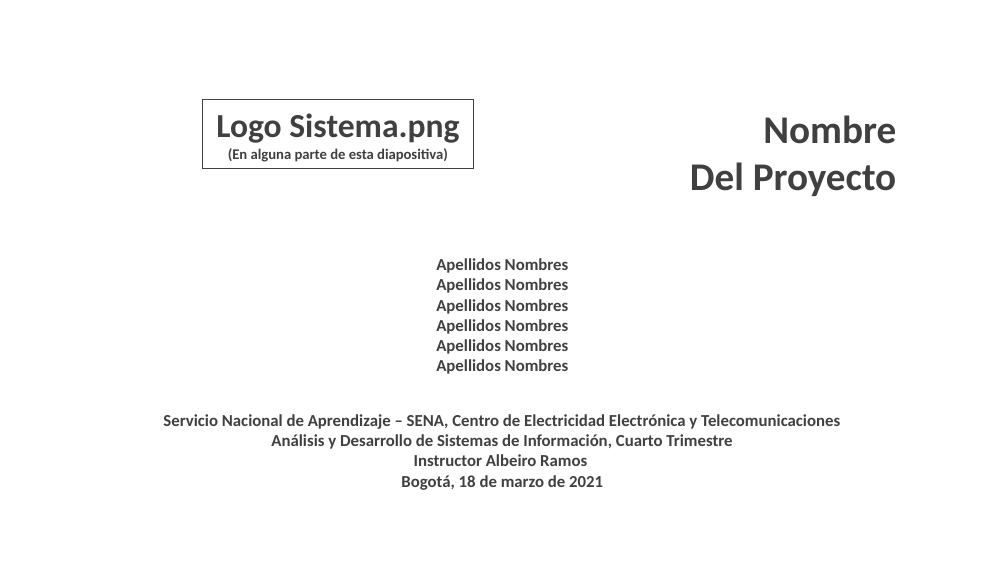
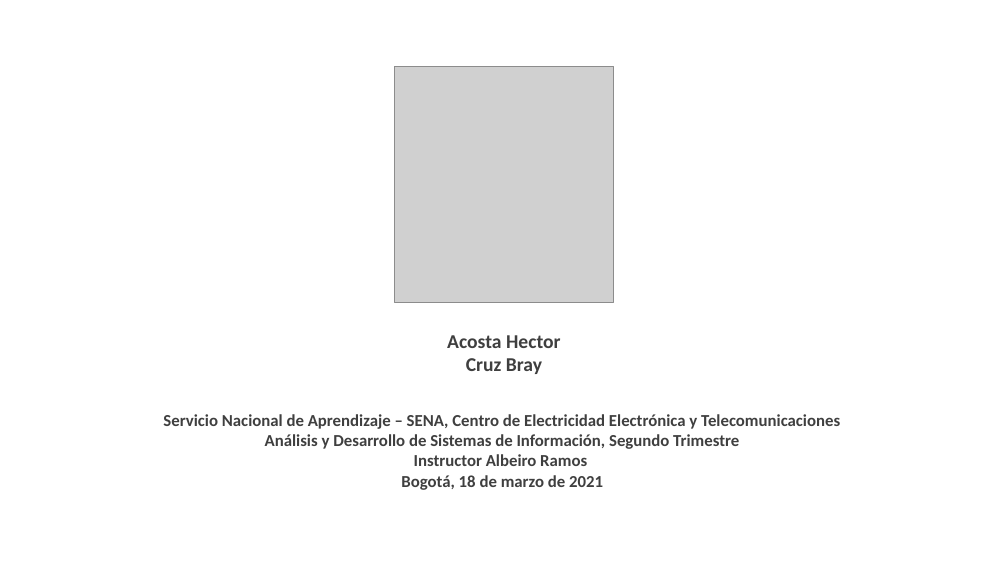
Before and after one commit to HectorAcostaDD/AGILITY_REPORT, a slide deck: slide 1 of proy_formativo/documentacion/1er_Trim/1_Presentación_Sustentacion.pptx. Drawn at 1008x567 pixels with LibreOffice and Linux fonts; fonts in the diff are those of the drawing; grey boxes stand for pictures; background and template pictures are left out. Boxes give left, top, right and bottom in pixels: in the first picture for what was removed or moved away, otherwise in the second. Text is boxed around its words. In the diff, an @@ line names an element or a change of style, - is before the commit and + after.

Commit message:
Subo entregables 1 y 2 trimestre

```diff
--- a/proy_formativo/documentacion/1er_Trim/1_Presentación_Sustentacion.pptx
+++ b/proy_formativo/documentacion/1er_Trim/1_Presentación_Sustentacion.pptx
@@ picture added at (x1=394, y1=67, x2=614, y2=302) @@
@@ rectangle removed at (x1=203, y1=100, x2=474, y2=168) @@
-Logo Sistema.png
-(En alguna parte de esta diapositiva)
@@ text removed at (x1=690, y1=115, x2=897, y2=196) @@
-Nombre
-Del Proyecto
@@ text removed at (x1=436, y1=258, x2=569, y2=374) @@
-Apellidos Nombres
-Apellidos Nombres
-Apellidos Nombres
-Apellidos Nombres
-Apellidos Nombres
-Apellidos Nombres
@@ text added at (x1=447, y1=335, x2=561, y2=374), 14 pt, text #3F3F3F, bold @@
+Acosta Hector
+Cruz Bray
@@ text at (x1=163, y1=414, x2=840, y2=490): text colour #404040 to #3F3F3F in "Servicio Nacional de Aprendizaje – SENA, Centro ...", "Instructor Albeiro Ramos", "Bogotá, 18 de marzo de 2021" @@
@@ text at (x1=265, y1=434, x2=739, y2=449): text changed; text colour #404040 to #3F3F3F @@
-Análisis y Desarrollo de Sistemas de Información, Cuarto Trimestre
+Análisis y Desarrollo de Sistemas de Información, Segundo Trimestre
```
Also in this commit, not shown: 2 other slides changed, 11 slides added, 9 slides removed, 17 other files.
